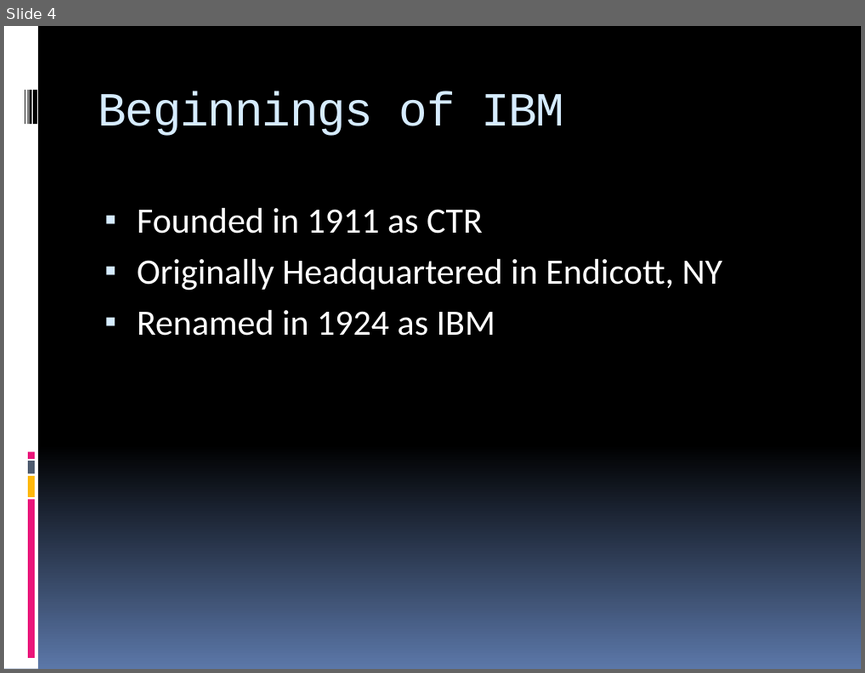
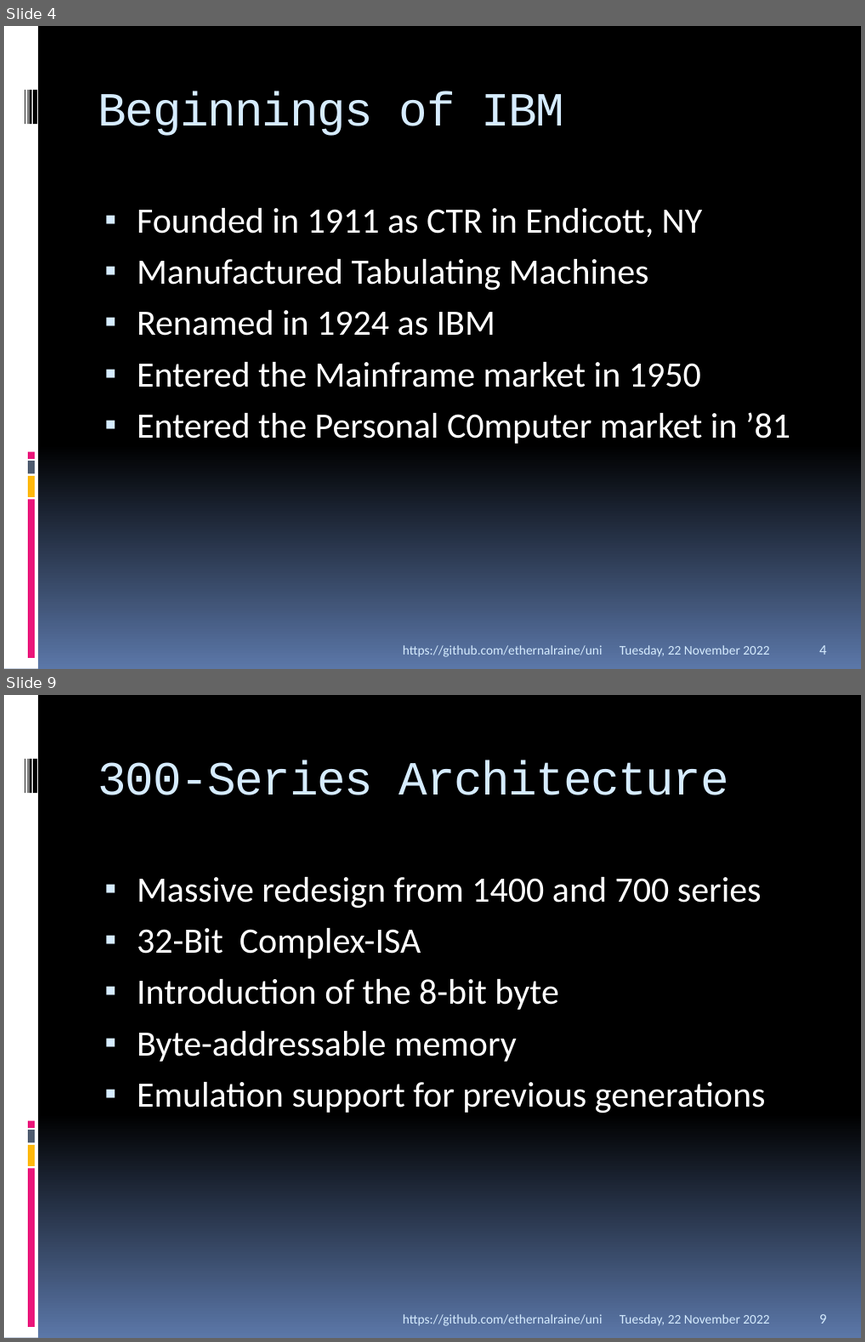
Before and after one commit to EthernalRaine/uni, a slide deck: presentations/IBM/Zero Downtime.pptx. Shown one above the other, each under a label of ours: slide 4 before the commit, slides 4 and 9 after it; the slides between them are not shown. The pictures are 865x673 and 865x1342 pixels, drawn with LibreOffice and Linux fonts; fonts in the diff are those of the drawing. Boxes give left, top, right and bottom in pixels: in the first picture for what was removed or moved away, otherwise in the second. Text is boxed around its words. In the diff, an @@ line names an element or a change of style, - is before the commit and + after.

```diff
--- a/presentations/IBM/Zero Downtime.pptx
+++ b/presentations/IBM/Zero Downtime.pptx
@@ slide 9 added at (4, 695, 861, 1338), background gradient #000000 to #5B77A8; not listed: 9 template elements that a slide beside it also shows @@
@@ title added at (98, 760, 729, 795), 40 pt, text #D6ECFF @@
+300-Series Architecture
@@ text added at (137, 877, 766, 1113), 30 pt, text #FFFFFF @@
+▪ Massive redesign from 1400 and 700 series
+▪ 32-Bit Complex-ISA
+▪ Introduction of the 8-bit byte
+▪ Byte-addressable memory
+▪ Emulation support for previous generations
@@ text added at (403, 1314, 602, 1326), 11 pt, text #D6ECFF @@
+https://github.com/ethernalraine/uni
@@ text added at (619, 1314, 769, 1326), 11 pt, text #D6ECFF @@
+Tuesday, 22 November 2022
@@ page number added at (819, 1314, 826, 1323), 12 pt, text #D6ECFF @@
+9
@@ slide 4 changed as well @@
@@ text at (137, 208, 703, 290): text changed @@
-▪ Founded in 1911 as CTR
-▪ Originally Headquartered in Endicott, NY
+▪ Founded in 1911 as CTR in Endicott, NY
+▪ Manufactured Tabulating Machines
@@ text at (137, 362, 790, 443): paragraphs added @@
+▪ Entered the Mainframe market in 1950
+▪ Entered the Personal C0mputer market in ’81
@@ text added at (403, 645, 602, 657), 11 pt, text #D6ECFF @@
+https://github.com/ethernalraine/uni
@@ text added at (619, 645, 769, 657), 11 pt, text #D6ECFF @@
+Tuesday, 22 November 2022
@@ page number added at (819, 645, 826, 654), 12 pt, text #D6ECFF @@
+4
```
Also in this commit, not shown: 3 other slides changed, 13 other slides added, 2 other files.
